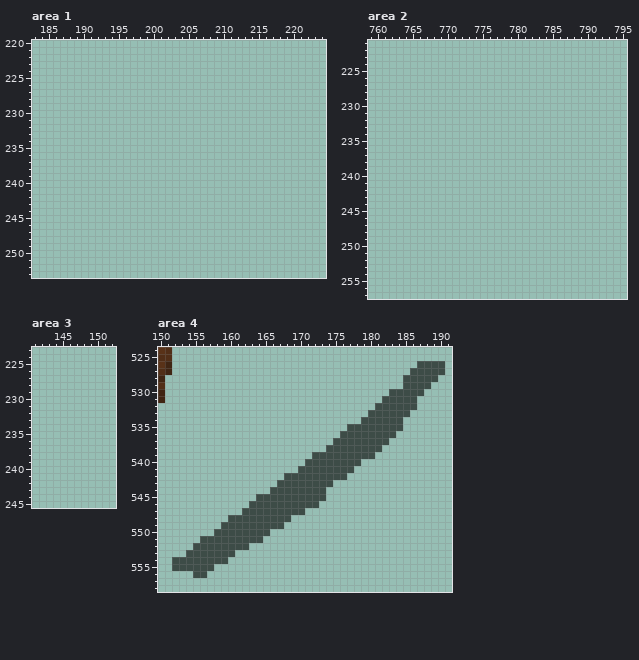
File history of a pixel-art file, Untitled-Fishing-Game/assets/test_no_direct_use/canvas1.aseprite. Above is the file before it was changed.
1024x1024 pixels, 1 frame. Colours within 5 levels of each other are drawn and written as one. Shown: area 1: x 183..224, y 220..253; area 2: x 759..795, y 221..257; area 3: x 141..152, y 223..245; area 4: x 150..191, y 524..558. The old version is drawn lined up with the new one. The commit also changed other parts of the picture, which this record leaves out.
The result:
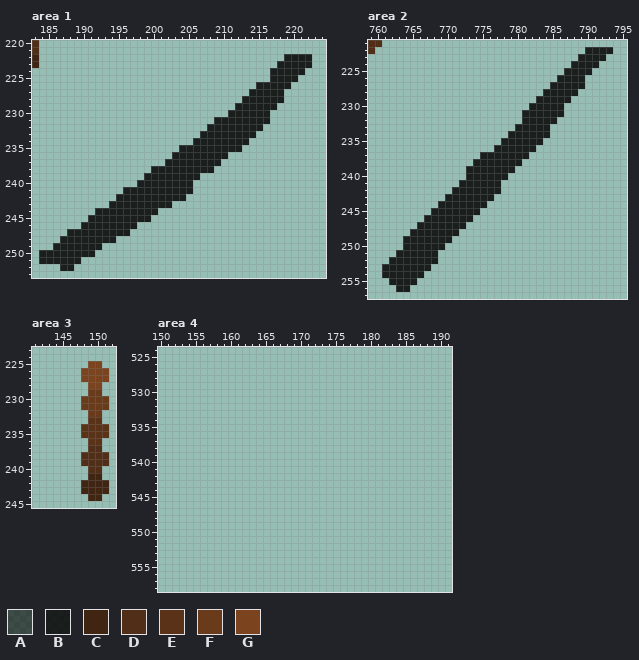
Palette (. is transparent): A #0403029c  B #040302d9  C #402513  D #512e17  E #593218  F #6a3b1b  G #7b441f
Difference:
whole drawing moved by +0,+144 (the old picture is shown already moved)
Area 1:
y 220..221: x 183 . -> D
y 222: x 183 . -> C; x 219..222 .... -> BBBB
y 223: x 183 . -> C; x 218..222 ..... -> BBBBB
y 224: x 217..221 ..... -> BBBBB
y 225: x 217..220 .... -> BBBB
y 226: x 215..219 ..... -> BBBBB
y 227: x 214..218 ..... -> BBBBB
y 228: x 213..218 ...... -> BBBBBB
y 229: x 212..217 ...... -> BBBBBB
y 230: x 211..216 ...... -> BBBBBB
y 231: x 209..216 ........ -> BBBBBBBB
y 232: x 208..215 ........ -> BBBBBBBB
y 233: x 207..214 ........ -> BBBBBBBB
y 234: x 206..213 ........ -> BBBBBBBB
y 235: x 204..212 ......... -> BBBBBBBBB
y 236: x 203..210 ........ -> BBBBBBBB
y 237: x 202..209 ........ -> BBBBBBBB
y 238: x 200..208 ......... -> BBBBBBBBB
y 239: x 199..206 ........ -> BBBBBBBB
y 240: x 198..205 ........ -> BBBBBBBB
y 241: x 196..205 .......... -> BBBBBBBBBB
y 242: x 195..204 .......... -> BBBBBBBBBB
y 243: x 194..202 ......... -> BBBBBBBBB
y 244: x 192..200 ......... -> BBBBBBBBB
y 245: x 191..199 ......... -> BBBBBBBBB
y 246: x 190..197 ........ -> BBBBBBBB
y 247: x 188..196 ......... -> BBBBBBBBB
y 248: x 187..194 ........ -> BBBBBBBB
y 249: x 186..192 ....... -> BBBBBBB
y 250: x 184..191 ........ -> BBBBBBBB
y 251: x 184..189 ...... -> BBBBBB
y 252: x 187..188 .. -> BB
Area 2:
y 221: x 759..760 .. -> DD
y 222: x 759 . -> D; x 790..793 .... -> BBBB
y 223: x 789..792 .... -> BBBB
y 224: x 788..791 .... -> BBBB
y 225: x 787..790 .... -> BBBB
y 226: x 786..789 .... -> BBBB
y 227: x 785..789 ..... -> BBBBB
y 228: x 784..788 ..... -> BBBBB
y 229: x 783..787 ..... -> BBBBB
y 230: x 782..786 ..... -> BBBBB
y 231: x 781..786 ...... -> BBBBBB
y 232: x 781..785 ..... -> BBBBB
y 233: x 780..784 ..... -> BBBBB
y 234: x 779..784 ...... -> BBBBBB
y 235: x 778..783 ...... -> BBBBBB
y 236: x 777..782 ...... -> BBBBBB
y 237: x 775..781 ....... -> BBBBBBB
y 238: x 774..780 ....... -> BBBBBBB
y 239: x 773..779 ....... -> BBBBBBB
y 240: x 773..778 ...... -> BBBBBB
y 241: x 772..777 ...... -> BBBBBB
y 242: x 771..777 ....... -> BBBBBBB
y 243: x 770..776 ....... -> BBBBBBB
y 244: x 769..775 ....... -> BBBBBBB
y 245: x 768..774 ....... -> BBBBBBB
y 246: x 767..773 ....... -> BBBBBBB
y 247: x 766..772 ....... -> BBBBBBB
y 248: x 765..771 ....... -> BBBBBBB
y 249: x 764..770 ....... -> BBBBBBB
y 250: x 764..769 ...... -> BBBBBB
y 251: x 763..768 ...... -> BBBBBB
y 252: x 762..768 ....... -> BBBBBBB
y 253: x 761..767 ....... -> BBBBBBB
y 254: x 761..766 ...... -> BBBBBB
y 255: x 762..765 .... -> BBBB
y 256: x 763..764 .. -> BB
Area 3:
y 225: x 149..150 .. -> GG
y 226..227: x 148..151 .... -> GGGG
y 228: x 149..150 .. -> GG
y 229: x 149..150 .. -> FF
y 230..231: x 148..151 .... -> FFFF
y 232: x 149..150 .. -> FF
y 233: x 149..150 .. -> EE
y 234..235: x 148..151 .... -> EEEE
y 236: x 149..150 .. -> EE
y 237: x 149..150 .. -> DD
y 238..239: x 148..151 .... -> DDDD
y 240: x 149..150 .. -> DD
y 241: x 149..150 .. -> CC
y 242..243: x 148..151 .... -> CCCC
y 244: x 149..150 .. -> CC
Area 4:
y 524: x 150..151 ED -> ..
y 525: x 150..151 DD -> ..
y 526: x 150..151 EC -> ..; x 187..190 AAAA -> ....
y 527: x 150..151 DC -> ..; x 186..190 AAAAA -> .....
y 528: x 150 C -> .; x 185..189 AAAAA -> .....
y 529: x 150 D -> .; x 185..188 AAAA -> ....
y 530: x 150 C -> .; x 183..187 AAAAA -> .....
y 531: x 150 C -> .; x 182..186 AAAAA -> .....
y 532: x 181..186 AAAAAA -> ......
y 533: x 180..185 AAAAAA -> ......
y 534: x 179..184 AAAAAA -> ......
y 535: x 177..184 AAAAAAAA -> ........
y 536: x 176..183 AAAAAAAA -> ........
y 537: x 175..182 AAAAAAAA -> ........
y 538: x 174..181 AAAAAAAA -> ........
y 539: x 172..180 AAAAAAAAA -> .........
y 540: x 171..178 AAAAAAAA -> ........
y 541: x 170..177 AAAAAAAA -> ........
y 542: x 168..176 AAAAAAAAA -> .........
y 543: x 167..174 AAAAAAAA -> ........
y 544: x 166..173 AAAAAAAA -> ........
y 545: x 164..173 AAAAAAAAAA -> ..........
y 546: x 163..172 AAAAAAAAAA -> ..........
y 547: x 162..170 AAAAAAAAA -> .........
y 548: x 160..168 AAAAAAAAA -> .........
y 549: x 159..167 AAAAAAAAA -> .........
y 550: x 158..165 AAAAAAAA -> ........
y 551: x 156..164 AAAAAAAAA -> .........
y 552: x 155..162 AAAAAAAA -> ........
y 553: x 154..160 AAAAAAA -> .......
y 554: x 152..159 AAAAAAAA -> ........
y 555: x 152..157 AAAAAA -> ......
y 556: x 155..156 AA -> ..
